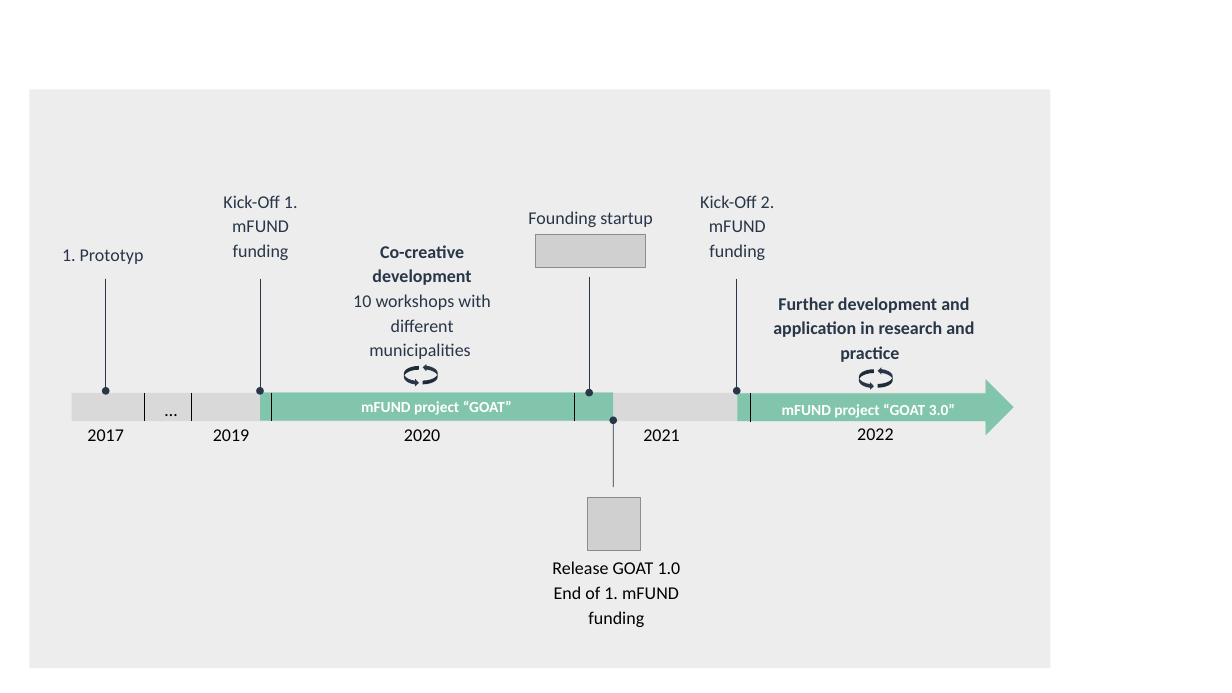
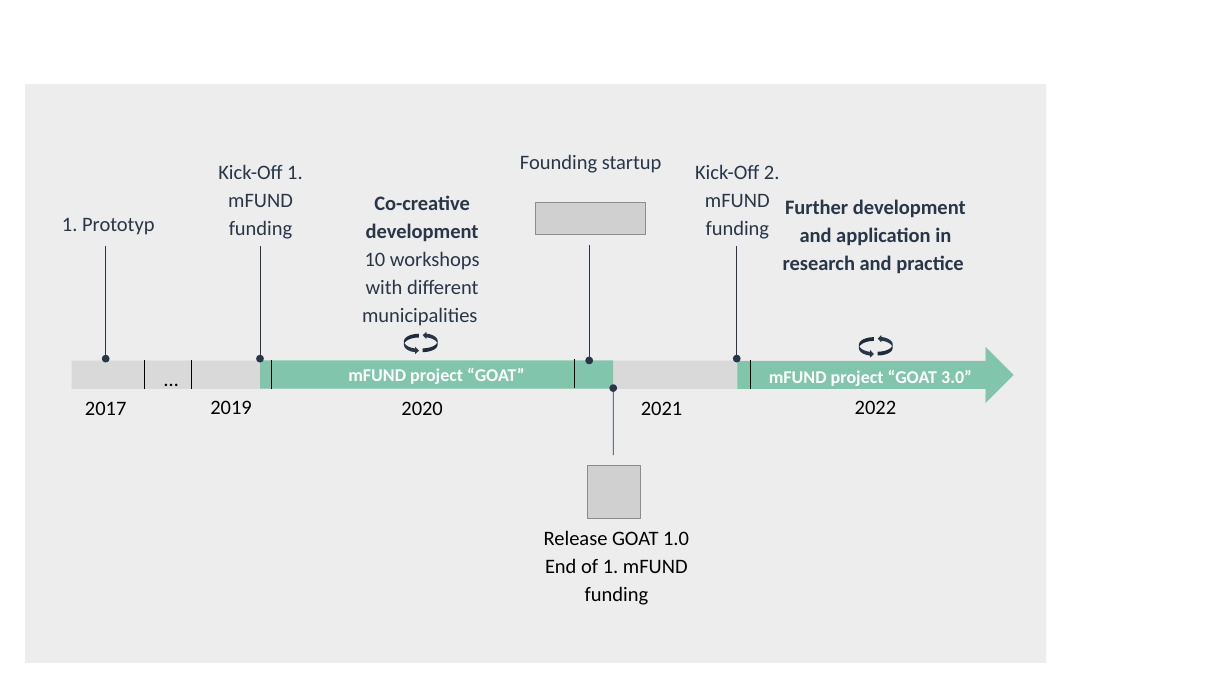
Before and after one commit to goat-community/goat-website, a slide deck: slide 4 of uploads/homepage/timeline.pptx. Drawn at 1232x693 pixels with LibreOffice and Linux fonts; fonts in the diff are those of the drawing; grey boxes stand for pictures. Boxes give left, top, right and bottom in pixels: in the first picture for what was removed or moved away, otherwise in the second. Text is boxed around its words. In the diff, an @@ line names an element or a change of style, - is before the commit and + after.

Commit message:
image improvements - goat 3.0

```diff
--- a/uploads/homepage/timeline.pptx
+++ b/uploads/homepage/timeline.pptx
@@ rectangle: place and size @@
-rectangle at box(30, 90, 1051, 668)
+rectangle at box(25, 84, 1046, 663)
@@ text "Founding startup": place and size @@
-text "Founding startup" at box(528, 211, 652, 227)
+text "Founding startup" at box(520, 154, 662, 173)
@@ text "Kick-Off 1. mFUND funding": place and size @@
-text "Kick-Off 1. mFUND funding" at box(223, 195, 298, 260)
+text "Kick-Off 1. mFUND funding" at box(218, 164, 303, 239)
@@ text "Kick-Off 2. mFUND funding": place and size @@
-text "Kick-Off 2. mFUND funding" at box(700, 195, 775, 260)
+text "Kick-Off 2. mFUND funding" at box(695, 164, 780, 239)
@@ text "1. Prototyp": place and size @@
-text "1. Prototyp" at box(62, 249, 144, 264)
+text "1. Prototyp" at box(62, 218, 155, 235)
@@ text "Co-creative development 10 workshops with ...": place and size @@
-text "Co-creative development 10 workshops with ..." at box(353, 245, 490, 359)
+text "Co-creative development 10 workshops with ..." at box(362, 195, 480, 326)
@@ text "Further development and application in ...": place and size @@
-text "Further development and application in ..." at box(773, 297, 974, 362)
+text "Further development and application in ..." at box(783, 199, 966, 274)
@@ 4 arrows, 3 curved up arrows, 2 right arrows, 1 picture: place and size @@
-4 arrows, 3 curved up arrows, 2 right arrows, 1 picture at box(72, 276, 1014, 552)
+4 arrows, 3 curved up arrows, 2 right arrows, 1 picture at box(72, 245, 1014, 519)
@@ right arrow "mFUND project “GOAT 3.0”" at box(738, 348, 1014, 403): size 12 to 14 pt; vertical alignment top to middle @@
@@ size 14 to 16 pt in 13 elements at box(85, 401, 126, 415), box(641, 401, 682, 415), box(218, 164, 303, 239), box(695, 164, 780, 239), box(544, 530, 689, 605), box(401, 401, 442, 415), box(855, 400, 896, 414), box(210, 400, 251, 414), box(362, 195, 480, 326), box(62, 218, 155, 235), box(520, 154, 662, 173), box(783, 199, 966, 274), box(144, 363, 198, 392) @@
@@ text "…": place and size @@
-text "…" at box(144, 396, 198, 421)
+text "…" at box(144, 363, 198, 392)
@@ rectangle "mFUND project “GOAT”" at box(260, 360, 613, 389): size 12 to 14 pt @@
@@ 5 lines, 1 picture, 1 rectangle, 1 curved up arrow, 1 arrow: place and size @@
-5 lines, 1 picture, 1 rectangle, 1 curved up arrow, 1 arrow at box(144, 235, 874, 487)
+5 lines, 1 picture, 1 rectangle, 1 curved up arrow, 1 arrow at box(144, 202, 874, 456)
@@ text "2017": place and size @@
-text "2017" at box(87, 429, 123, 441)
+text "2017" at box(85, 401, 126, 415)
@@ text "2019": place and size @@
-text "2019" at box(213, 429, 249, 441)
+text "2019" at box(210, 400, 251, 414)
@@ text "2020": place and size @@
-text "2020" at box(404, 429, 440, 441)
+text "2020" at box(401, 401, 442, 415)
@@ text "2021": place and size @@
-text "2021" at box(643, 429, 679, 441)
+text "2021" at box(641, 401, 682, 415)
@@ text "2022": place and size @@
-text "2022" at box(857, 428, 893, 440)
+text "2022" at box(855, 400, 896, 414)
@@ text "Release GOAT 1.0": place and size @@
-text "Release GOAT 1.0" at box(552, 561, 681, 627)
+text "Release GOAT 1.0" at box(544, 530, 689, 605)
```
Also in this commit, not shown: 6 other files.
